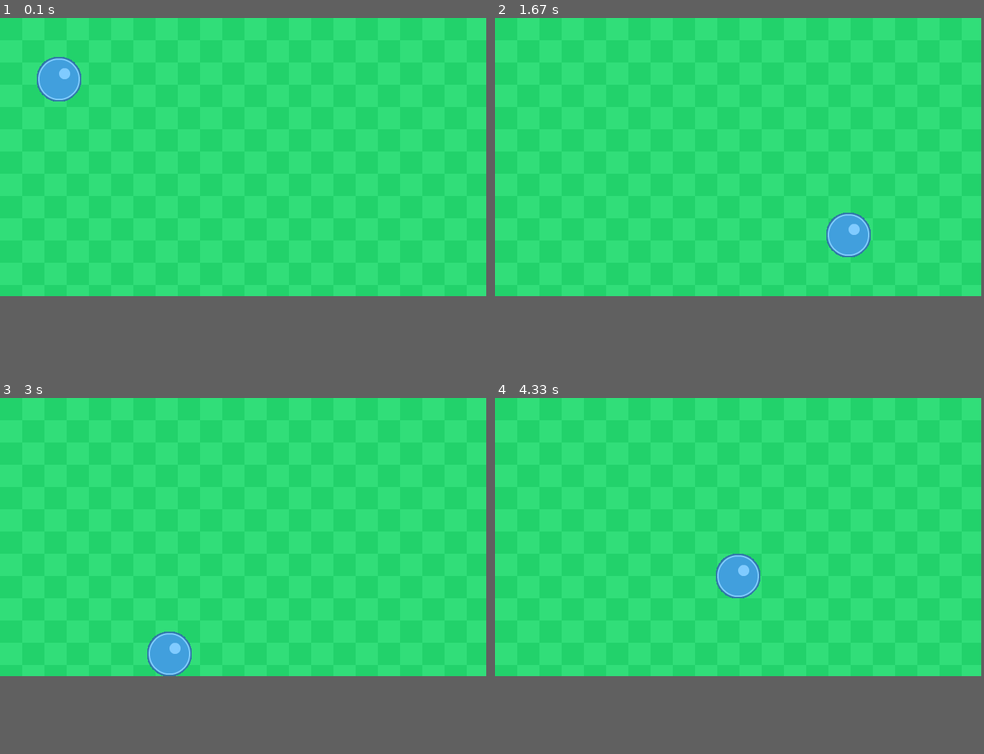
Above: before the commit, frames 1-4 (two rows, left to right).
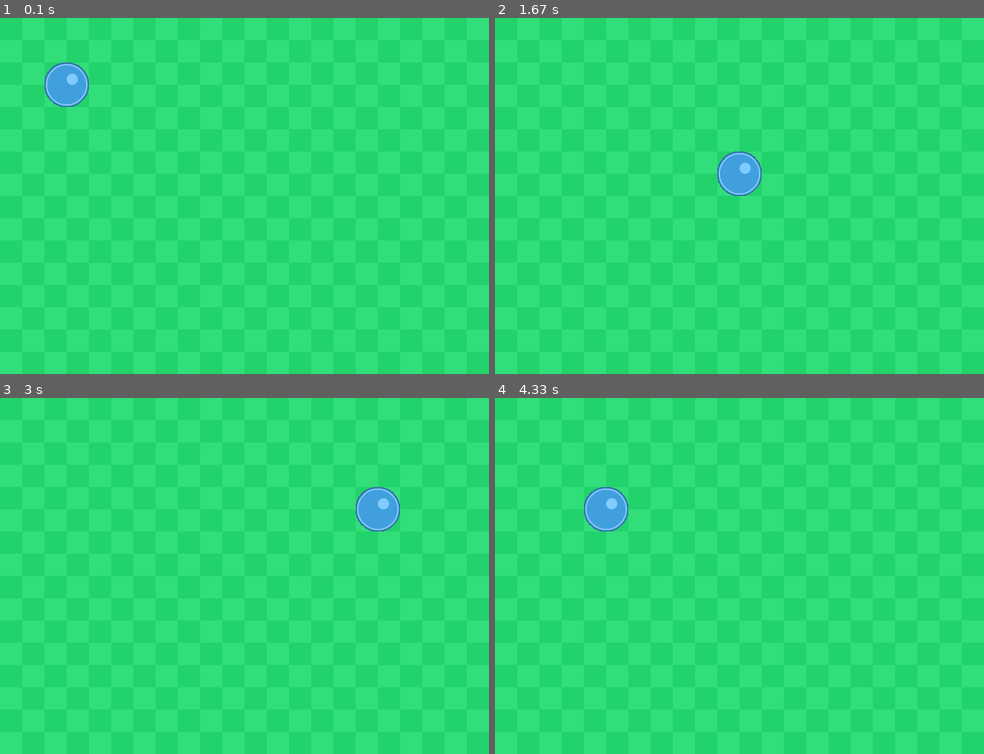
Above: after the commit, the same moments.

Repository: saegl5/myprojects
Game: pygame game, started from Codes/pygame-graphics-sound-bouncing/pygame-animation-bouncing-revisit.py
Same seed, same stepped clock (60 frames per second), same inputs: the game is played once before the commit and once after it.
Inputs:
- Up to frame 1 (0.1 s): no input
- Up to frame 2 (1.67 s): no input
- Up to frame 3 (3 s): no input
- Up to frame 4 (4.33 s): no input
In our replay, the window is 700x400 before the commit and 704x512 after it. These sizes can differ from the game's own. Grey fills any space a smaller window leaves; there, only what the larger window draws over its background counts as a difference.

The runs differ from the first frame. In frame 1, 0.8% of the frame differs, in the area x 7-19%, y 10-25%; in frame 2, 1.8%, in the area x 45-77%, y 37-68%; in frame 3, 1.8%; in frame 4, 1.8%.

Commit message:
integrating ideas from unit iii

Diff:
--- a/Codes/pygame-graphics-sound-bouncing/pygame-animation-bouncing-revisit.py
+++ b/Codes/pygame-graphics-sound-bouncing/pygame-animation-bouncing-revisit.py
@@ -1,16 +1,16 @@
 import pygame # import the Pygame library of functions
 pygame.init() # initialize the game engine
 
-LIGHTGRAY = (211, 211, 211) # example
+BLUE = (0, 0, 255) # example
 # (Red, Green, Blue) = (0-255, 0-255, 0-255)
 # 0-255 is amount of color
 # the amount of color is additive
 # can also choose your own color
 # parentheses of numbers (e.g., (211, 211, 211)) is called a tuple
-BLACK = (0, 0, 0) # example
+WHITE = (255, 255, 255) # example
+BLACK = (0, 0, 0) # for removing black background from image
 
-# size = (700, 500) # (width, height) in pixels
-size = (700, 400) # changed height, so rectangle can bounce around more (could also have changed width)
+size = (704, 512) # (width, height) in pixels
 screen = pygame.display.set_mode(size) # set screen size
 done = False # define "done"
 clock = pygame.time.Clock() # define "clock"
@@ -18,11 +18,11 @@
 foreground_image = pygame.image.load("ball_blue_large.png").convert() # foreground image from Kenney, see License.txt; the ball is a circle, but the image of it is a rectangle
 foreground_image.set_colorkey(BLACK) # remove black background from image, and make sure color is defined
 # offset = 0 # initialize offset earlier
-y_offset = 56 # initialize offset earlier, keep starting position at top edge, was 0, then 50
-x_offset = 53 # keep starting position at left edge, was 0, then 70, then 90
-# increment = 50 # initialize increment early
-y_increment = 56 # initialize increment early, was 50
-x_increment = 53 # initialize increment early, was 70, then 126
+y_offset = 64 # initialize offset earlier, keep starting position at top edge, was 0, then 50
+x_offset = 64 # keep starting position at left edge, was 0, then 70, then 90
+# increment = 64 # initialize increment early
+y_increment = 64 # initialize increment early, was 50
+x_increment = 64 # initialize increment early, was 70, then 126
 
 pygame.display.set_caption("QUESTABOX's Cool Animation") # title, or choose your own
 
@@ -30,27 +30,28 @@
     for event in pygame.event.get(): # check for user input when open window
         if event.type == pygame.QUIT: # user clicked close button
             done = True # change "done" to exit WHILE loop on next loop, loop will not run WHILE False
-    screen.fill(LIGHTGRAY) # clear the screen
-    for i in range(0, 700, 64):
-        for j in range(0, 400, 64):
-            screen.blit(background_image, (i, j)) # copy the background onto the screen, fills in vertically from left to right, parts of images along bottom row are displayed outside the canvas though
+    screen.fill(BLUE) # clear the screen
+    for i in range(0, 704, 64):
+        for j in range(0, 512, 64):
+            screen.blit(background_image, (i, j)) # copy the background onto the screen, fills in vertically from left to right
     # --- Drawing code
     # offset = 0 # initialize offset
-    # while offset <= 450: # loop until offset = 450 (inclusive)
-    #     pygame.draw.rect(screen, BLACK, (0, 0+offset, 70, 50), width=0) # added one offset to one y-coordinate
-    #     offset += 50 # offset = offset + 50
-    # pygame.draw.rect(screen, BLACK, (0, 0+offset, 70, 50), width=0) # untab
-    # pygame.draw.rect(screen, BLACK, (0, 0+y_offset, 70, 50), width=0) # untab
-    # pygame.draw.rect(screen, BLACK, (0+x_offset, 0+y_offset, 70, 50), width=0) # untab
+    # while offset <= 448: # loop until offset = 448 (inclusive)
+    #     pygame.draw.rect(screen, WHITE, (0, 0+offset, 64, 64), width=1) # added one offset to one y-coordinate
+    #     offset += 64 # offset = offset + 64
+    # pygame.draw.rect(screen, WHITE, (0, 0+offset, 64, 64), width=1) # untab
+    # pygame.draw.rect(screen, WHITE, (0, 0+y_offset, 64, 64), width=1) # untab
+    # pygame.draw.rect(screen, WHITE, (0+x_offset, 0+y_offset, 64, 64), width=1) # untab
+    # pygame.draw.ellipse(screen, WHITE, (0+x_offset, 0+y_offset, 64, 64), width=1)
     screen.blit(foreground_image, (0+x_offset, 0+y_offset)) # copy the image onto the screen starting at (0+x_offset, 0+y_offset)
-    # offset += 50 # untab
+    # offset += 64 # untab
     # offset += increment # allow the increment to change
     y_offset += y_increment # allow the increment to change
     x_offset -= x_increment # allow the increment to change, changed to decrement
 
-    # if 0+offset + 50 == size[1]: # if rectangle at bottom edge
-    # if 0+y_offset + 50 == size[1]: # if rectangle at bottom edge
-    # if 0+y_offset + 50 == size[1]: # if rectangle at bottom edge
+    # if 0+offset + 64 == size[1]: # if rectangle at bottom edge
+    # if 0+y_offset + 64 == size[1]: # if rectangle at bottom edge
+    # if 0+y_offset + 64 == size[1]: # if rectangle at bottom edge
         # increment *= -1 # increment = increment*-1, that is change the increment's sign
         # y_increment *= -1 # y_increment = y_increment*-1, that is change the increment's sign
     # elif 0+offset == 0: # else if rectangle at top edge
@@ -58,17 +59,17 @@
         # increment *= -1 # change the increment's sign back
         # y_increment *= -1 # change the increment's sign back
 
-    if 0+y_offset + 64 == size[1] or 0+y_offset == 0: # if rectangle at bottom or top edge, was 50
+    if 0+y_offset + 64 == size[1] or 0+y_offset == 0: # if rectangle at bottom or top edge
         y_increment *= -1 # y_increment = y_increment*-1, that is change the increment's sign
-    # if 0+x_offset + 70 == size[0]: # if rectangle at right edge
+    # if 0+x_offset + 64 == size[0]: # if rectangle at right edge
         # x_increment *= -1 # x_increment = x_increment*-1, that is change the increment's sign
     # elif 0+x_offset == 0: # else if rectangle at left edge
     #     x_increment *= -1 # change the increment's sign back
 
-    if 0+x_offset + 64 == size[0] or 0+x_offset == 0: # if rectangle at right or left edge, was 70
+    if 0+x_offset + 64 == size[0] or 0+x_offset == 0: # if rectangle at right or left edge
         x_increment *= -1 # x_increment = x_increment*-1, that is change the increment's sign
     # ----------------
     pygame.display.flip() # update the screen
     # clock.tick(60) # maximum 60 frames per second (i.e., no more than 60 times through WHILE loop each second)
-    clock.tick(10) # so can see rectangle moving, was 10, then 30, was 10
+    clock.tick(10) # so can see rectangle moving, was 10, then 30
 pygame.quit() # formality
